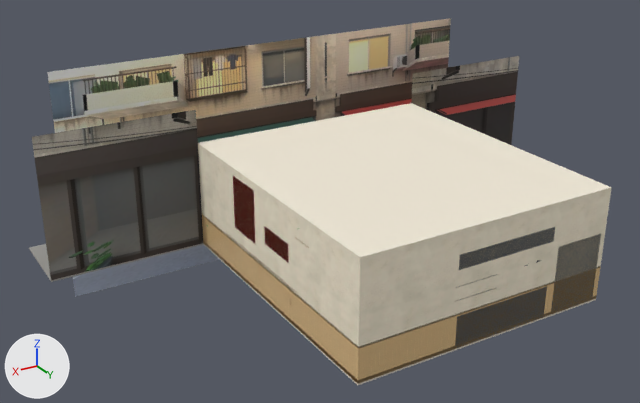
Renders of the glTF model assets/models/env/second_ai/l118_pasta.glb from each side of a commit.
One viewpoint serves both versions: a 50 mm lens placed at (13.22, 18.29, 11.73), pointed at (1.12, -1.88, 1.64). The axes (+X, +Y, +Z) are drawn at lower left. The lights are the same throughout. The picture after the commit comes second. Where no turn or scale is listed for an object, it has been applied to the vertices. Vertices at exactly the same position are counted once.

Before the edit, the objects in view are built like this:
```python
ob_l118_pasta_props = bpy.data.objects.new('l118_pasta_props', me_l118_pasta_props)
ob_l118_pasta_props.location = (0.0, 0.0, 0.0)
ob_l118_pasta_steel = bpy.data.objects.new('l118_pasta_steel', me_l118_pasta_steel)
ob_l118_pasta_steel.location = (0.0, 0.0, 0.0)
ob_l118_pasta_woodparts = bpy.data.objects.new('l118_pasta_woodparts', me_l118_pasta_woodparts)
ob_l118_pasta_woodparts.location = (0.0, 0.0, 0.0)
ob_wall_e_nb_view = bpy.data.objects.new('WALL_E_nb_view', me_wall_e_nb_view)
ob_wall_e_nb_view.location = (0.0, 0.0, 0.0)
ob_wall_e_trim = bpy.data.objects.new('WALL_E_trim', me_wall_e_trim)
ob_wall_e_trim.location = (0.0, 0.0, 0.0)
ob_wall_e_wain = bpy.data.objects.new('WALL_E_wain', me_wall_e_wain)
ob_wall_e_wain.location = (0.0, 0.0, 0.0)
ob_wall_n_trim = bpy.data.objects.new('WALL_N_trim', me_wall_n_trim)
ob_wall_n_trim.location = (0.0, 0.0, 0.0)
ob_wall_n_wain = bpy.data.objects.new('WALL_N_wain', me_wall_n_wain)
ob_wall_n_wain.location = (0.0, 0.0, 0.0)
ob_wall_n_wall = bpy.data.objects.new('WALL_N_wall', me_wall_n_wall)
ob_wall_n_wall.location = (0.0, 0.0, 0.0)
# me_wall_n_wall
# before: 0 (-3.8, 4.25, 0.95) at pixel (600, 266), 1 (3.8, 4.25, 0.95) at pixel (358, 348)
# also in view: 'l118_pasta_floorm' at (0.0, 0.0, -0.03); 'WALL_E_wall' at (3.8, 0.0, 2.08); 'l118_pasta_ceiling' at (0.0, 0.0, 3.2); 'WALL_S_view' at (0.0, -6.65, 1.6); 'WALL_W_nb_view' at (-6.1, -4.25, 2.1)
```
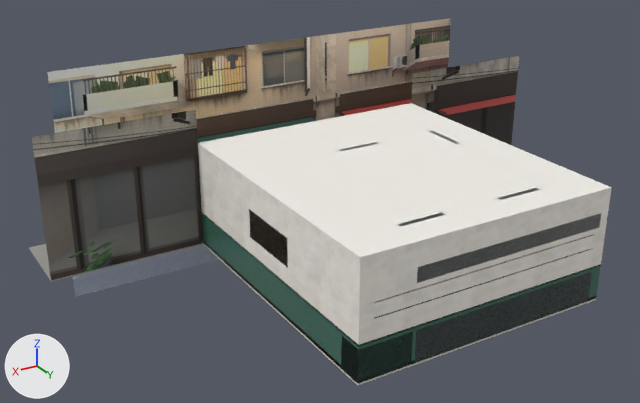
Boxes (x1, y1, x2, y2) around the edits, measured in the pictures (640 x 403 px; the box of a moved part takes in the faces that stretch with it):
'WALL_N_wain', surface changed: (358, 268, 600, 383) in both
'WALL_E_wain', surface changed (brown to green): (202, 216, 358, 380) in both
'l118_pasta_props', reshaped (mostly hidden): before (29, 225, 291, 305); after (29, 131, 539, 282)
part 1 of me_l118_pasta_props, reshaped (mostly hidden): after (340, 131, 458, 151)
part 2 of me_l118_pasta_props, added: after (398, 188, 539, 226)
part 3 of me_l118_pasta_steel, moved or reshaped: before (455, 287, 547, 348); after (415, 271, 592, 362)
part 4 of me_l118_pasta_steel, moved or reshaped: before (459, 227, 555, 270); after (417, 214, 601, 283)
part 5 of me_l118_pasta_steel, moved or reshaped: before (551, 235, 600, 314); after (341, 332, 413, 382)
part 6 of me_l118_pasta_woodparts, deleted (mostly hidden): before (227, 233, 295, 291)
part 7 of me_wall_e_trim, added: after (249, 209, 288, 267)
part 8 of me_wall_e_trim, deleted (red): before (233, 176, 309, 262)
part 9 of me_wall_e_trim, moved or reshaped: before (202, 215, 359, 349); after (203, 213, 359, 347)
part 10 of me_wall_e_trim, recoloured: (203, 241, 357, 383) in both
part 11 of me_wall_n_trim, added: after (374, 249, 589, 319)
part 12 of me_wall_n_trim, added: after (387, 234, 594, 299)
part 13 of me_wall_n_trim, reshaped (mostly hidden): before (360, 260, 600, 348); after (358, 265, 599, 346)
part 14 of me_wall_n_trim, recoloured: (357, 296, 595, 383) in both
part 15 of me_wall_n_wall, moved or reshaped: before (358, 188, 611, 348); after (359, 188, 611, 344)

The change, as a diff of the scene's bpy script:
```diff
--- a/assets/models/env/second_ai/l118_pasta.glb.py
+++ b/assets/models/env/second_ai/l118_pasta.glb.py
@@ mat_l118_pasta_wain @@
 n2 = _N.new('ShaderNodeTexImage'); n2.name = 'Image Texture'
-n2.image = img_walnut_veneer_diff_1k_s1_g1_dbb985_c0
+n2.image = img_rounded_square_tiled_wall_diff_1k_s1_g1_3d6b5c_c0
 n3 = _N.new('ShaderNodeNormalMap'); n3.name = 'Normal Map'
@@ mat_l118_pasta_wain @@
 n4 = _N.new('ShaderNodeTexImage'); n4.name = 'Image Texture.001'
-n4.image = img_walnut_veneer_nor_gl_1k
+n4.image = img_rounded_square_tiled_wall_nor_gl_1k
 _L.new(n0.outputs[0], n1.inputs[0])  # 'BSDF' to 'Surface'
@@ me_l118_pasta_props @@
-me_l118_pasta_props.from_pydata(...)  # 4575 vertices, 6874 faces; spans x -8.4..8.4, y -6.7..4.0, z -0.1..1.5
+me_l118_pasta_props.from_pydata(...)  # 3052 vertices, 5412 faces; spans x -8.4..8.4, y -6.7..4.0, z -0.1..3.2
+# me_l118_pasta_props part 1: 61 vertices moved within x -1.6..3.6, y -3.8..4.0, z 0.0..1.0; 332 vertices removed from x -1.7..3.8, y -4.0..4.0, z 0.0..1.2; 2199 vertices added at x -3.8..3.7, y -4.1..4.0, z 0.0..3.2
+# me_l118_pasta_props part 2: 16 vertices added at x -2.1..2.1, y 3.3..3.4, z 3.1..3.2
+# other edits to the shape of me_l118_pasta_props do not show in these pictures
 me_l118_pasta_props.materials.append(mat_l118_pasta_vc)
@@ me_l118_pasta_steel @@
-me_l118_pasta_steel.from_pydata(...)  # 30 vertices, 48 faces; spans x -3.65..1.05, y 3.45..4.25, z 0.0..2.55
+me_l118_pasta_steel.from_pydata(...)  # 30 vertices, 48 faces; spans x -3.55..3.8, y 3.45..4.25, z 0.0..2.55
+# me_l118_pasta_steel part 3: the loose piece of 14 vertices spanning x -1.9..1.0, y 3.53..4.25, z 0.0..0.9 is scaled about its middle by (1.97, 1, 1), then moved by (-0.2, 0.0, 0.0)
+# me_l118_pasta_steel part 4: the loose piece of 8 vertices spanning x -1.95..1.05, y 3.45..4.25, z 2.15..2.55 is scaled about its middle by (1.93, 1, 1), then moved by (-0.2, 0.0, 0.0)
+# me_l118_pasta_steel part 5: the loose piece of 8 vertices spanning x -3.65..-2.15, y 3.53..4.25, z 0.0..1.95 is scaled about its middle by (1, 0.972, 0.462), then moved by (5.95, 0.01, -0.53)
 me_l118_pasta_steel.materials.append(mat_l118_steel)
@@ me_l118_pasta_woodparts @@
-me_l118_pasta_woodparts.from_pydata(...)  # 440 vertices, 780 faces; spans x -3.74..3.8, y -2.55..2.7, z 0.1..1.05
+me_l118_pasta_woodparts.from_pydata(...)  # 56 vertices, 108 faces; spans x -3.22..3.22, y 1.78..2.37, z 1.0..1.05
+# me_l118_pasta_woodparts part 6: 24 loose pieces with 384 vertices, spanning x -3.74..3.8, y -2.55..2.28, z 0.1..1.05, are deleted
+# other edits to the shape of me_l118_pasta_woodparts do not show in these pictures
 me_l118_pasta_woodparts.materials.append(mat_l118_pasta_wood)
@@ me_wall_e_trim @@
-me_wall_e_trim.from_pydata(...)  # 256 vertices, 236 faces; spans x 3.49..3.85, y -4.25..4.25, z 0.0..2.97
+me_wall_e_trim.from_pydata(...)  # 24 vertices, 36 faces; spans x 3.79..3.8, y -4.25..4.25, z 0.0..2.33
+# me_wall_e_trim part 7: a new loose piece, a box spanning x 3.788..3.8, y -1.03..1.03, z 1.52..2.33, in mat_l118_pasta_vc
+# me_wall_e_trim part 8: 46 loose pieces with 240 vertices, spanning x 3.49..3.85, y -1.97..2.1, z 1.43..2.97, are deleted
+# me_wall_e_trim part 9: 2 vertices moved from x 3.79..3.8, y -4.25..4.25, z 0.93 to x 3.79..3.8, y -4.25..4.25, z 1.03; 2 vertices removed from x 3.79..3.8, y -4.25..4.25, z 0.93; 2 vertices added at x 3.79..3.8, y -4.25..4.25, z 1.03
+# me_wall_e_trim part 10: 14 kept faces spanning x 3.79..3.8, y -4.25..4.25, z 0.0..1.03 get new vertex colours; the middle colour goes from brown #c9a877 to dark grey #3a3530
 me_wall_e_trim.materials.append(mat_l118_pasta_vc)
@@ me_wall_n_trim @@
-me_wall_n_trim.from_pydata(...)  # 686 vertices, 1192 faces; spans x -3.8..3.8, y 4.03..4.27, z 0.0..1.96
+me_wall_n_trim.from_pydata(...)  # 4494 vertices, 8496 faces; spans x -3.8..3.8, y 4.0..4.25, z 0.0..2.31
+# me_wall_n_trim part 11: a new loose piece, a box spanning x -3.4..3.4, y 4.0..4.25, z 1.57..1.6, in mat_l118_pasta_vc
+# me_wall_n_trim part 12: a new loose piece, a box spanning x -3.4..3.4, y 4.0..4.25, z 1.97..2.0, in mat_l118_pasta_vc
+# me_wall_n_trim part 13: 310 vertices removed from x -3.8..3.8, y 4.1..4.27, z 0.93..1.96; 4466 vertices added at x -3.8..3.8, y 4.08..4.25, z 1.03..2.31
+# me_wall_n_trim part 14: 12 kept faces spanning x -3.8..3.8, y 4.24..4.25, z 0.0..0.09 get new vertex colours; the middle colour goes from brown #c9a877 to dark grey #3a3530
+# other edits to the shape of me_wall_n_trim do not show in these pictures
 me_wall_n_trim.materials.append(mat_l118_pasta_vc)
@@ me_wall_n_wall @@
 # verts and faces of me_wall_n_wall; kept vertices keep their numbers, new ones are numbered from 17
-me_wall_n_wall.from_pydata(...)  # 17 vertices, 10 faces; spans x -3.8..3.8, y 2.25..4.25, z 0.0..3.2
+me_wall_n_wall.from_pydata(...)  # 4 vertices, 2 faces; spans x -3.8..3.8, y 4.25, z 1.0..3.2
+# me_wall_n_wall part 15
+verts[0] = (-3.8, 4.25, 1.0)  # moved, pixel (600, 265)
+verts[1] = (3.8, 4.25, 1.0)  # moved, pixel (358, 346)
+# other edits to the shape of me_wall_n_wall do not show in these pictures
 me_wall_n_wall.materials.append(mat_l118_pasta_wall)
```
